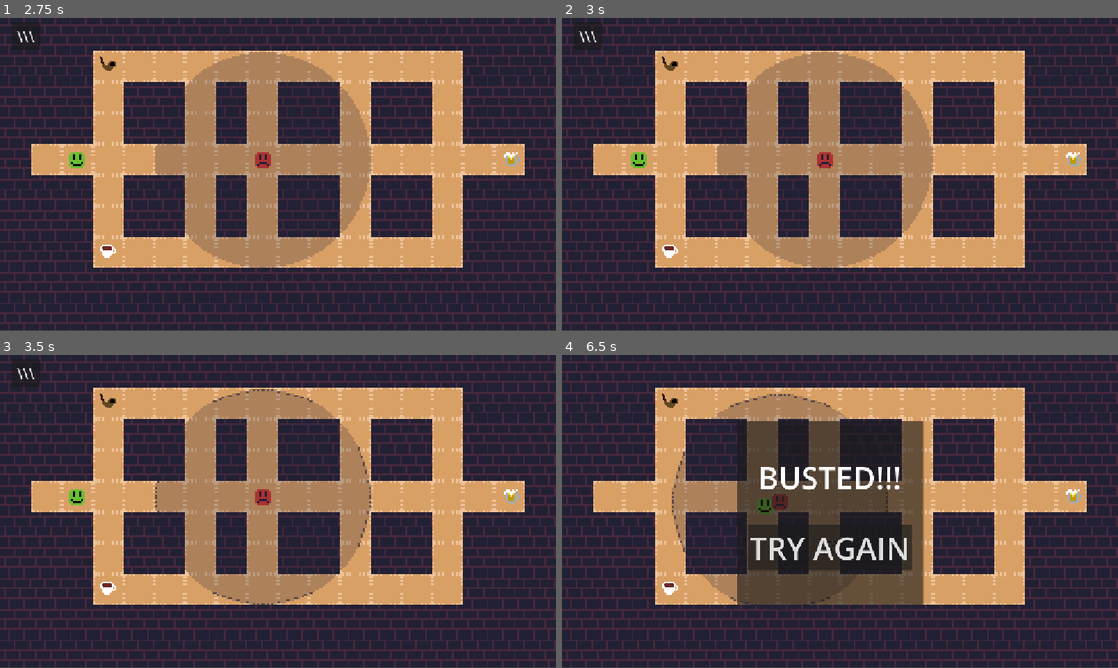
Above: before the commit, frames 1-4 (two rows, left to right).
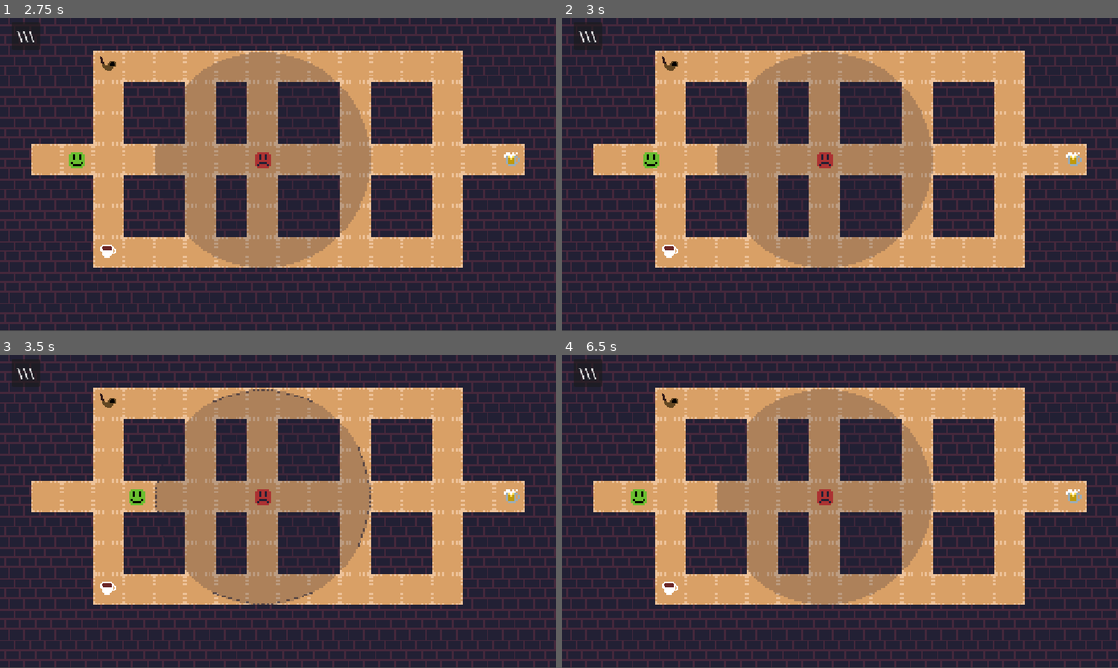
Above: after the commit, the same moments.

Repository: IlyaAfan/WhereTheFuckMyBeer
Game: Godot game, scene res://tscns/menus/menu.tscn
Two runs of this game, one before a commit and one after it. Both use one fixed random seed, a clock stepped at 60 frames per second and the inputs below.
Inputs (mouse positions are in pixels of both pictures, inside the frame that each line leads up to):
- Up to frame 1 (2.75 s): click "PLAY" at 0.5 s; click "\\\" at 1.25 s; click "RESTART" at 2 s
- Up to frame 2 (3 s): move the mouse to (962, 158) at 2.77 s; hold D (right) from 2.78 s (still down); tap Tab (change_input_dev, bound only after the commit) at 2.85 s
- Up to frame 3 (3.5 s): keep holding D (right)
- Up to frame 4 (6.5 s): move the mouse to (728, 527) at 3.52 s; release D (right) at 3.53 s; hold S (down) 3.53-4.28 s; click (728, 527) at 3.6 s; tap Tab (change_input_dev, bound only after the commit) at 3.8, 4.35, 5.1 s; move the mouse to (895, 442) at 4.27 s; hold D (right) 4.28-5.03 s; move the mouse to (812, 574) at 5.02 s; hold W (up) 5.03-5.75 s; click (828, 545) at 5.75 s, where only the run after the commit has a clickable "TRY AGAIN"

Frame 1 is identical in both runs. In frame 2, 0.2% of the frame differs, in the area x 12-18%, y 42-48%; in frame 3, 0.3%; in frame 4, 17%, in the area x 2-67%, y 1-80%.

Commit message:
добавил возможность переключать режим управления в игре
на tab смена режима, пока что так, потому сделаем возможность это менять в настройках

Diff:
--- a/Assets/scripts/player.gd
+++ b/Assets/scripts/player.gd
@@ -45,6 +45,11 @@
 	else:
 		velocity = input_movement()
 
+	if Input.is_action_just_pressed("change_input_dev"):
+		velocity = Vector2.ZERO
+		preffer_nav_input = !preffer_nav_input
+		print(preffer_nav_input)
+
 	move_and_slide()
 
 
--- a/project.godot
+++ b/project.godot
@@ -88,6 +88,11 @@
 , Object(InputEventKey,"resource_local_to_scene":false,"resource_name":"","device":0,"window_id":0,"alt_pressed":false,"shift_pressed":false,"ctrl_pressed":false,"meta_pressed":false,"pressed":false,"keycode":0,"physical_keycode":32,"key_label":0,"unicode":0,"location":0,"echo":false,"script":null)
 ]
 }
+change_input_dev={
+"deadzone": 0.2,
+"events": [Object(InputEventKey,"resource_local_to_scene":false,"resource_name":"","device":0,"window_id":0,"alt_pressed":false,"shift_pressed":false,"ctrl_pressed":false,"meta_pressed":false,"pressed":false,"keycode":0,"physical_keycode":4194306,"key_label":0,"unicode":0,"location":0,"echo":false,"script":null)
+]
+}
 
 [layer_names]
 
